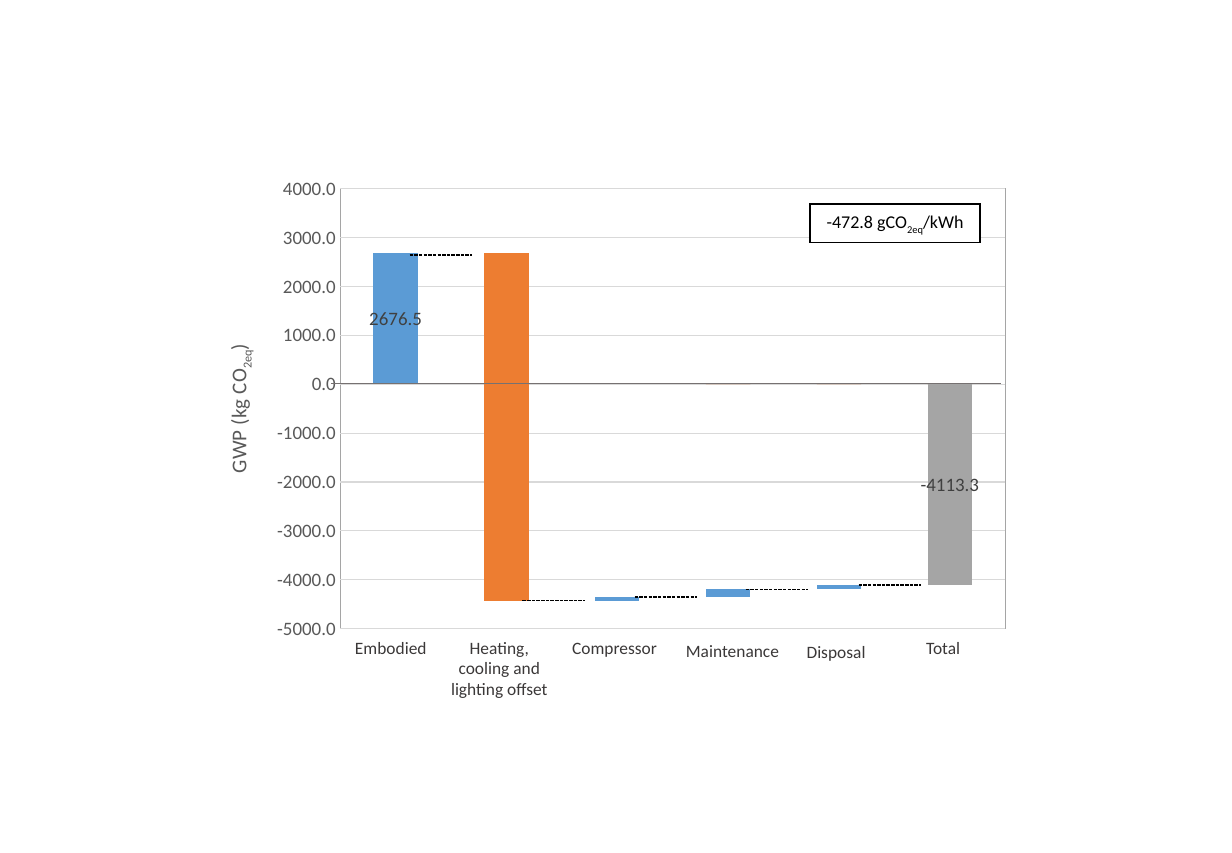
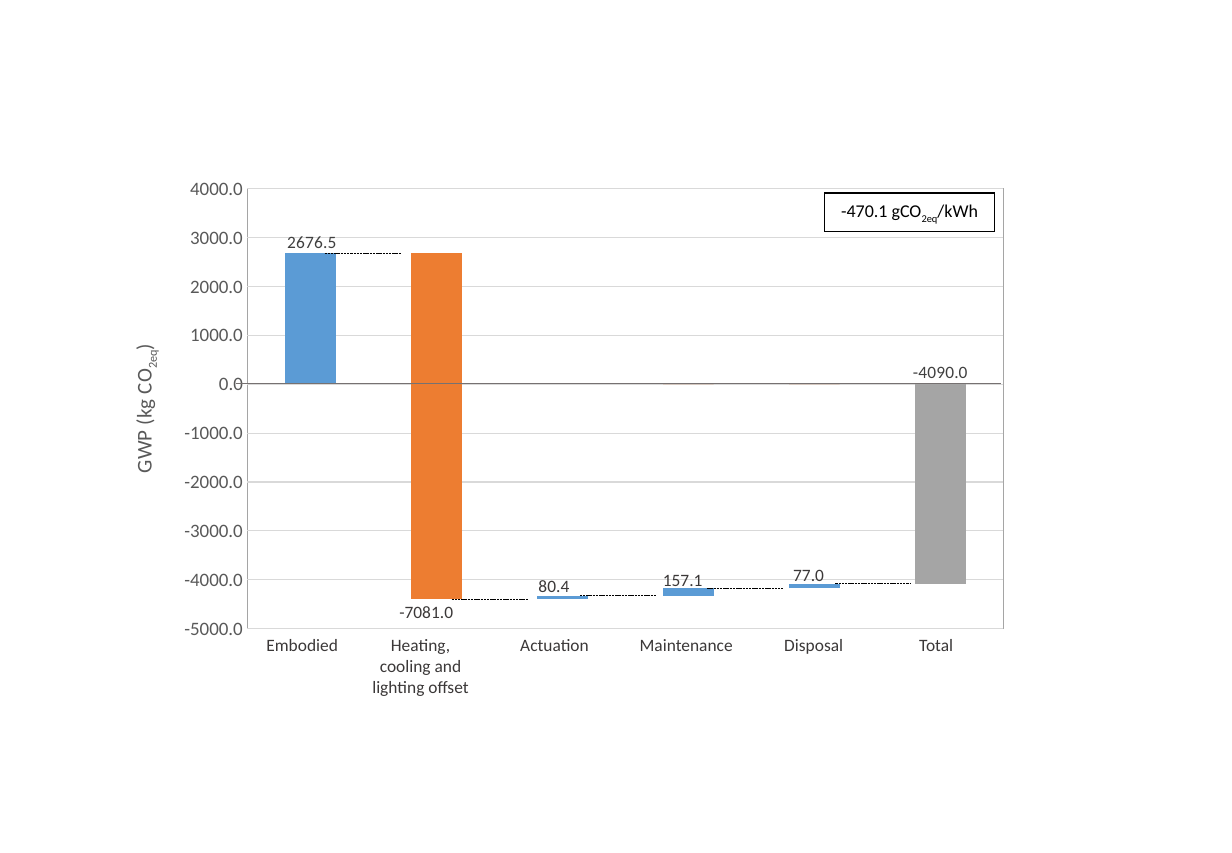
Before and after one commit to architecture-building-systems/LCA_Paper, a slide deck: slide 11 of elsarticle/Images/Thesis charts.pptx. Drawn at 1232x853 pixels with LibreOffice and Linux fonts; fonts in the diff are those of the drawing. Boxes give left, top, right and bottom in pixels: in the first picture for what was removed or moved away, otherwise in the second. Text is boxed around its words. In the diff, an @@ line names an element or a change of style, - is before the commit and + after.

```diff
--- a/elsarticle/Images/Thesis charts.pptx
+++ b/elsarticle/Images/Thesis charts.pptx
@@ column stacked chart at [106,168,1023,651] @@
@@ data labels of Series 2 changed @@
@@ Series 4, 6: -4113.3 to -4090 @@
@@ data labels of Series 4 changed @@
@@ column stacked chart: place and size @@
-column stacked chart at [200,168,1022,651]
+column stacked chart at [106,168,1023,651]
@@ rectangle "-470.1 gCO2eq/kWh": place and size @@
-rectangle "-470.1 gCO2eq/kWh" at [810,204,981,242]
+rectangle "-470.1 gCO2eq/kWh" at [825,193,995,232]
@@ text in rectangle at [841,204,978,218]: text changed @@
--472.8 gCO2eq/kWh
+-470.1 gCO2eq/kWh
@@ line moved from (410, 255) - (472, 255) to (324, 254) - (400, 254) @@
@@ line (324, 254) - (400, 254): stroke #000000 0.75 pt dashed to #000000 0.5 pt dashed @@
@@ line moved from (331, 383) - (1002, 383) to (235, 383) - (1002, 383) @@
@@ text added at [793,569,824,586], 11 pt, text #3B3838 @@
+77.0
@@ text added at [538,580,569,597], 11 pt, text #3B3838 @@
+80.4
@@ line moved from (635, 597) - (697, 597) to (580, 596) - (656, 596) @@
@@ line (580, 596) - (656, 596): stroke #000000 0.75 pt dashed to #000000 0.5 pt dashed @@
@@ text added at [663,575,703,591], 11 pt, text #3B3838 @@
+157.1
@@ line moved from (746, 590) - (809, 590) to (708, 588) - (784, 588) @@
@@ line (708, 588) - (784, 588): stroke #000000 0.75 pt dashed to #000000 0.5 pt dashed @@
@@ line moved from (859, 585) - (921, 585) to (836, 584) - (912, 584) @@
@@ line (836, 584) - (912, 584): stroke #000000 0.75 pt dashed to #000000 0.5 pt dashed @@
@@ text "Embodied": place and size @@
-text "Embodied" at [355,642,427,654]
+text "Embodied" at [266,639,338,651]
@@ text "Heating, cooling and lighting offset": place and size @@
-text "Heating, cooling and lighting offset" at [451,642,547,698]
+text "Heating, cooling and lighting offset" at [372,639,468,696]
@@ text added at [399,606,453,618], 11 pt, text #3B3838 @@
+-7081.0
@@ line moved from (522, 601) - (586, 601) to (452, 600) - (528, 600) @@
@@ line (452, 600) - (528, 600): stroke #000000 0.75 pt dashed to #000000 0.5 pt dashed @@
@@ text "Maintenance": place and size @@
-text "Maintenance" at [686,645,779,657]
+text "Maintenance" at [640,639,733,651]
@@ text "Disposal": place and size @@
-text "Disposal" at [807,646,866,661]
+text "Disposal" at [784,639,843,654]
@@ text "Total": place and size @@
-text "Total" at [926,642,960,654]
+text "Total" at [919,639,953,651]
@@ text at [520,639,589,651]: text changed @@
-Compressor
+Actuation
```
Also in this commit, not shown: 3 other files.
